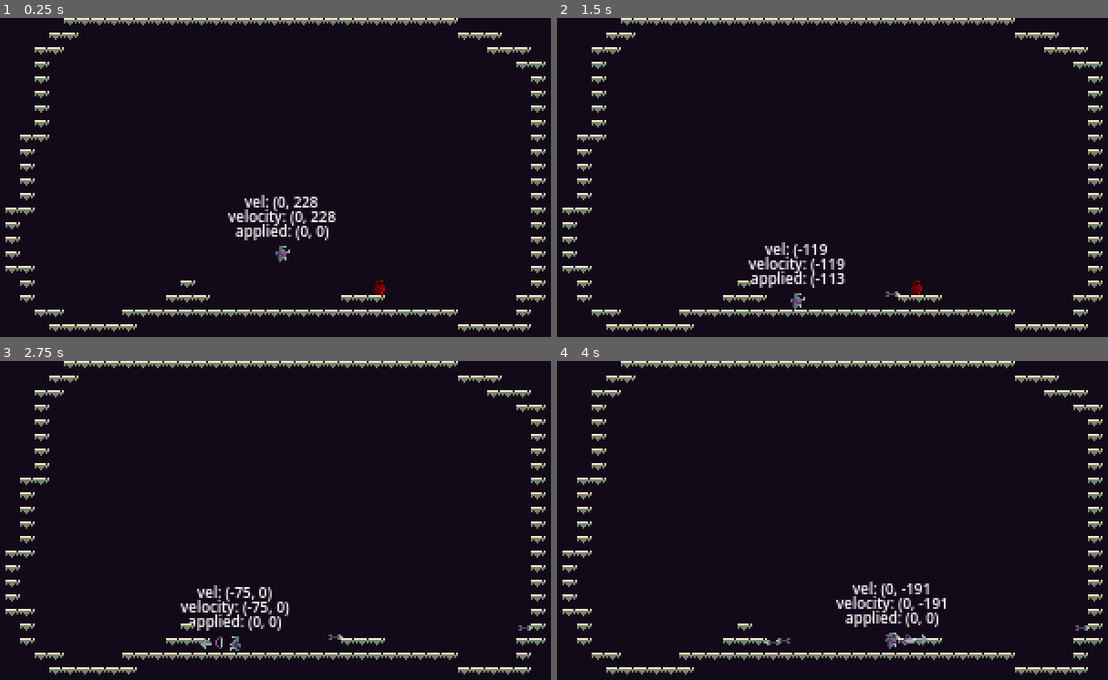
Above: before the commit, frames 1-4 (two rows, left to right).
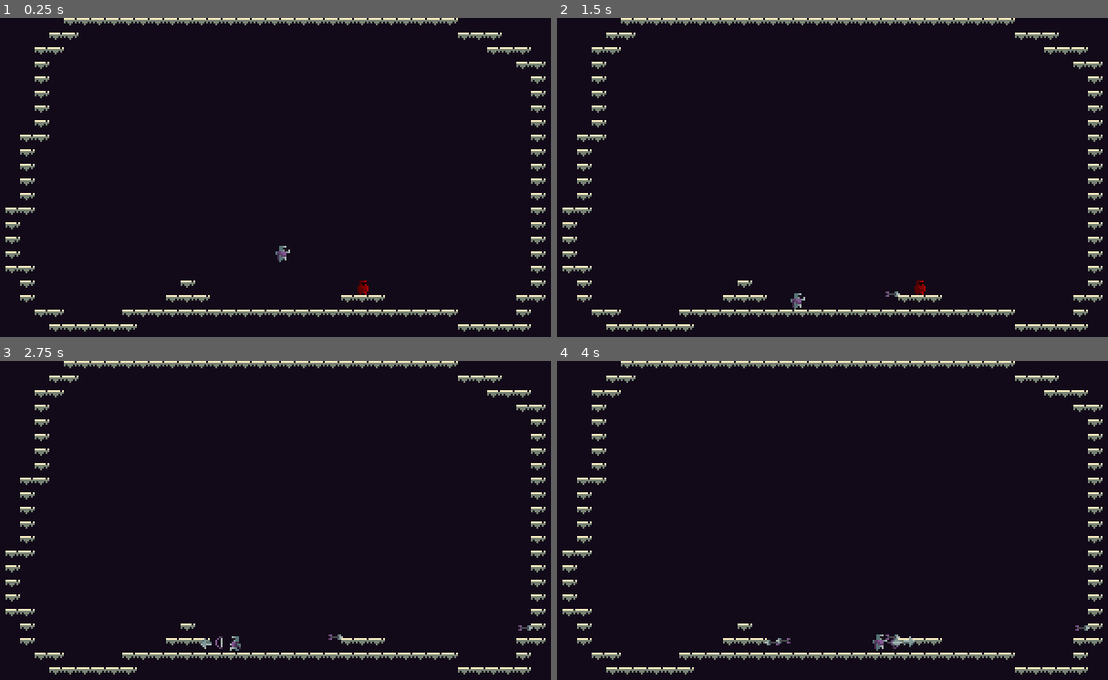
Above: after the commit, the same moments.

Repository: MadDevInc/Gladitta
Game: Godot game, scene res://ambiente_de_teste.tscn
Two runs of this game, one before a commit and one after it. Both use one fixed random seed, a clock stepped at 60 frames per second and the inputs below.
Inputs (mouse positions are in pixels of both pictures, inside the frame that each line leads up to):
- Up to frame 1 (0.25 s): no input
- Up to frame 2 (1.5 s): move the mouse to (970, 164) at 0.52 s; hold , (shoot) 0.53-1.28 s; hold D (move_right) from 0.53 s (still down); tap Space (jump) at 0.77 s; move the mouse to (722, 199) at 1.27 s; click (722, 199) at 1.35 s
- Up to frame 3 (2.75 s): tap Space (jump) at 1.52 s; tap , (shoot) at 1.55 s; move the mouse to (341, 453) at 2.02 s; release D (move_right) at 2.03 s; hold A (move_left) from 2.03 s (still down); hold , (shoot) from 2.03 s (still down)
- Up to frame 4 (4 s): move the mouse to (810, 590) at 2.77 s; release A (move_left) at 2.78 s; release , (shoot) at 2.78 s; hold D (move_right) from 2.78 s (still down); tap , (shoot) at 2.85 s; tap Space (jump) at 3.02, 3.77 s; move the mouse to (1014, 574) at 3.52 s; hold , (shoot) from 3.53 s (still down); click (1014, 574) at 3.6 s

The runs differ from the first frame. In frame 1, 1.2% of the frame differs, in the area x 41-70%, y 55-87%; in frame 2, 1.0%; in frame 3, 1.0%; in frame 4, 1.3%, in the area x 50-71%, y 69-91%.

Commit message:
Changed Arrow Behaviour (Cant shoot arrow downwards while on the ground) - Changed Numbers On Diagonal Arrow Launch

Diff:
--- a/gladitta/Scenes/Characters/Enemy/enemy.gd
+++ b/gladitta/Scenes/Characters/Enemy/enemy.gd
@@ -14,27 +14,12 @@
 	if not is_on_floor():
 		velocity.y += GRAVITY * delta
 
-	if moving:
-		velocity.x = SPEED * direction
-
-		if $SlopeDetector.get_collider() == null or $RWallDetector.get_collider() != null or $LWallDetector.get_collider() != null:
-			if !is_switching:
-				is_switching = true
-				if direction == Directions.right:
-					direction = Directions.left
-				else:
-					direction = Directions.right
-
-		if $SlopeDetector.get_collider() != null and is_switching:
-			is_switching = false
-
 	move_and_slide()
 
 func _on_arrow_detector_body_entered(body: Node2D) -> void:
-	if body.is_in_group("Player"):
-		body.kill()
 	if body.is_in_group("Projectile"):
-		self.queue_free()
+		if body.velocity != Vector2.ZERO:
+			self.queue_free()
 
 func _on_arrow_detector_area_entered(area: Area2D) -> void:
 	if area.is_in_group("Sword"):
--- a/gladitta/Scenes/Characters/Enemy/enemy.tscn
+++ b/gladitta/Scenes/Characters/Enemy/enemy.tscn
@@ -31,7 +31,7 @@
 [sub_resource type="RectangleShape2D" id="RectangleShape2D_35430"]
 size = Vector2(8, 12)
 
-[node name="Enemy" type="CharacterBody2D"]
+[node name="Enemy" type="CharacterBody2D" groups=["Enemy"]]
 script = ExtResource("1_ugokh")
 
 [node name="CollisionShape2D" type="CollisionShape2D" parent="."]
--- a/gladitta/Scenes/Characters/Player/Arrow/arrow.tscn
+++ b/gladitta/Scenes/Characters/Player/Arrow/arrow.tscn
@@ -7,8 +7,6 @@
 size = Vector2(6, 3)
 
 [node name="Arrow" type="CharacterBody2D" groups=["Projectile"]]
-collision_layer = 2
-collision_mask = 2
 script = ExtResource("1_u16h1")
 
 [node name="CollisionShape2D" type="CollisionShape2D" parent="."]
--- a/gladitta/Scenes/Characters/Player/player.gd
+++ b/gladitta/Scenes/Characters/Player/player.gd
@@ -12,8 +12,7 @@
 var arrow_scene = preload("res://Scenes/Characters/Player/Arrow/arrow.tscn")
 
 func _physics_process(delta: float) -> void:
-	print(direction)
-	$Label.text = "vel: " + str(velocity).pad_decimals(0)
+	$Label.text = "v5el: " + str(velocity).pad_decimals(0)
 	$Label.text += "\nvelocity: " + str(velocity).pad_decimals(0)
 	$Label.text += "\napplied: " + str(applied_forces).pad_decimals(0)
 	if not is_on_floor():
@@ -82,6 +81,10 @@
 
 	move_and_slide()
 
+func _on_detection_body_entered(body: Node2D) -> void:
+	if body.is_in_group("Enemy"):
+		kill()
+
 func launch(dir):
 	velocity.y = dir.y * -250
 	applied_forces.x = dir.x * -200
@@ -120,6 +123,9 @@
 			$Sword/CollisionShape2D.rotation_degrees = 90
 
 func instantiate_arrow():
+	if direction.y == 1 and is_on_floor():
+		return
+
 	var arrow_instance = arrow_scene.instantiate()
 	arrow_instance.set_direction(direction)
 	get_parent().add_child(arrow_instance)
@@ -128,7 +134,7 @@
 	if direction.y == 0.0:
 		launch(Vector2(direction.x, 0.25))
 	else:
-		launch(direction)
+		launch(direction * 0.85)
 
 func kill():
 	get_tree().reload_current_scene()
--- a/gladitta/Scenes/Characters/Player/player.tscn
+++ b/gladitta/Scenes/Characters/Player/player.tscn
@@ -156,6 +156,9 @@
 "speed": 12.0
 }]
 
+[sub_resource type="RectangleShape2D" id="RectangleShape2D_3dtuv"]
+size = Vector2(6.2, 10.2)
+
 [node name="Player" type="CharacterBody2D" groups=["Player"]]
 script = ExtResource("1_1cf6x")
 
@@ -200,6 +203,7 @@
 animation = &"idle"
 
 [node name="Label" type="Label" parent="."]
+visible = false
 offset_left = -44.0
 offset_top = -34.0
 offset_right = 44.0
@@ -212,4 +216,10 @@
 horizontal_alignment = 1
 vertical_alignment = 1
 
+[node name="Detection" type="Area2D" parent="."]
+
+[node name="CollisionShape2D" type="CollisionShape2D" parent="Detection"]
+shape = SubResource("RectangleShape2D_3dtuv")
+
 [connection signal="body_entered" from="Sword" to="." method="_on_sword_body_entered"]
+[connection signal="body_entered" from="Detection" to="." method="_on_detection_body_entered"]
--- a/gladitta/project.godot
+++ b/gladitta/project.godot
@@ -29,6 +29,7 @@
 Projectile=""
 Sword=""
 Player=""
+Enemy=""
 
 [input]
 
Not shown: 1 places in gladitta/Scenes/Characters/Player/player.tscn that only renumber resources
